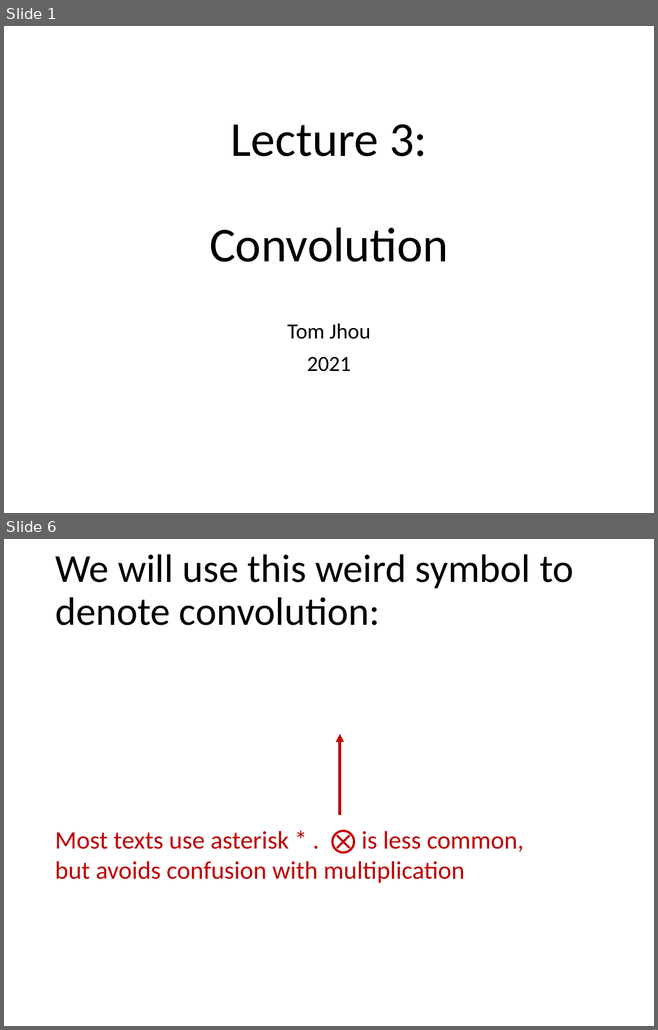
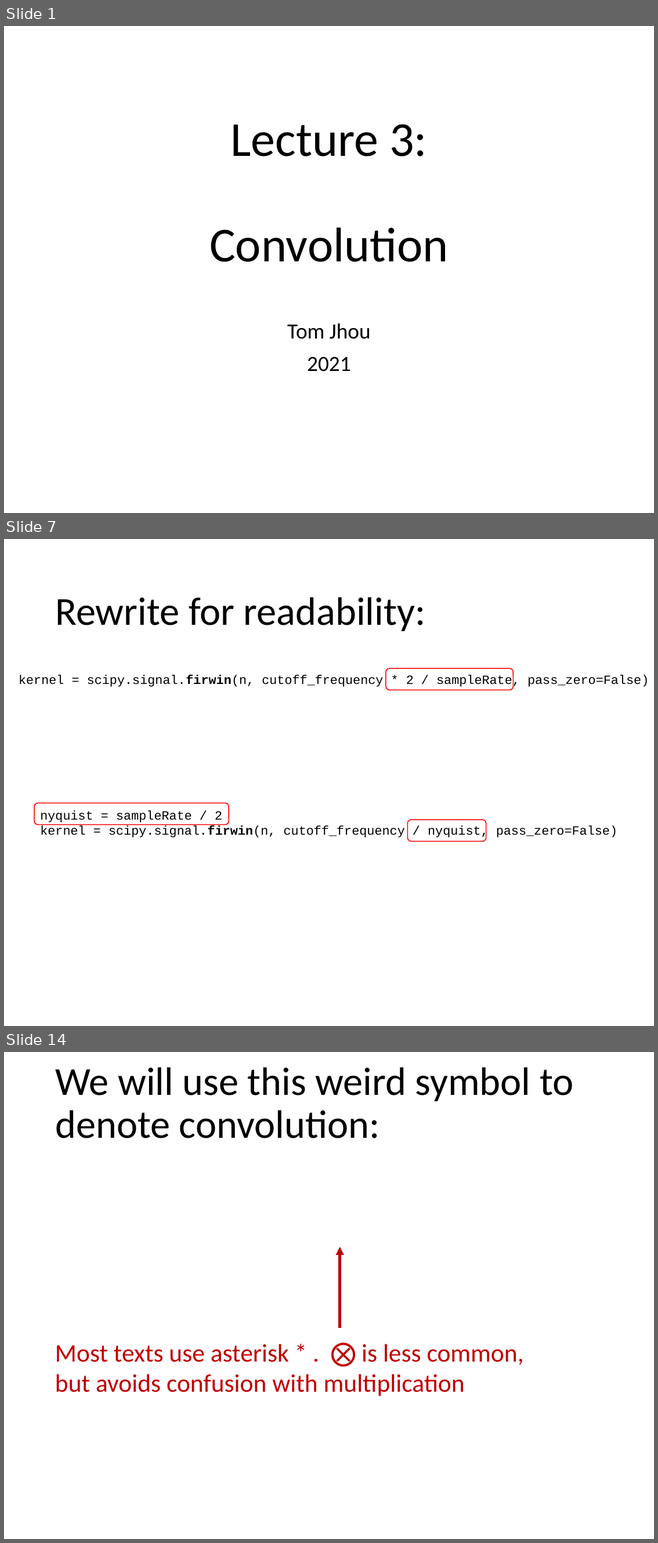
Before and after one commit to tomjhou/MathClassPythonCode, a slide deck: Class3/Lecture3 - Convolution.pptx. Shown one above the other, each under a label of ours: slides 1 and 6 before the commit, slides 1, 7 and 14 after it; the slides between them are not shown. The pictures are 658x1030 and 658x1543 pixels, drawn with LibreOffice and Linux fonts; fonts in the diff are those of the drawing; grey boxes stand for pictures. Boxes give left, top, right and bottom in pixels: in the first picture for what was removed or moved away, otherwise in the second. Text is boxed around its words. In the diff, an @@ line names an element or a change of style, - is before the commit and + after.

```diff
--- a/Class3/Lecture3 - Convolution.pptx
+++ b/Class3/Lecture3 - Convolution.pptx
@@ slide 7 added at bbox=[4, 539, 654, 1026], background #FFFFFF @@
@@ title added at bbox=[55, 597, 426, 631], 44 pt, text #000000 @@
+Rewrite for readability:
@@ text added at bbox=[18, 675, 648, 688], 14 pt, text #000000 @@
+kernel = scipy.signal.firwin(n, cutoff_frequency * 2 / sampleRate, pass_zero=False)
@@ rounded rectangle added at bbox=[386, 668, 513, 690], outline #FF0000 1 pt @@
@@ rounded rectangle added at bbox=[35, 803, 229, 825], outline #FF0000 1 pt @@
@@ text added at bbox=[40, 811, 617, 839], 14 pt, text #000000 @@
+nyquist = sampleRate / 2
+kernel = scipy.signal.firwin(n, cutoff_frequency / nyquist, pass_zero=False)
@@ rounded rectangle added at bbox=[408, 820, 486, 841], outline #FF0000 1 pt @@
@@ what was slide 6 is now slide 14 @@
```
Also in this commit, not shown: 5 slides changed, 13 other slides added, 1 other file.
